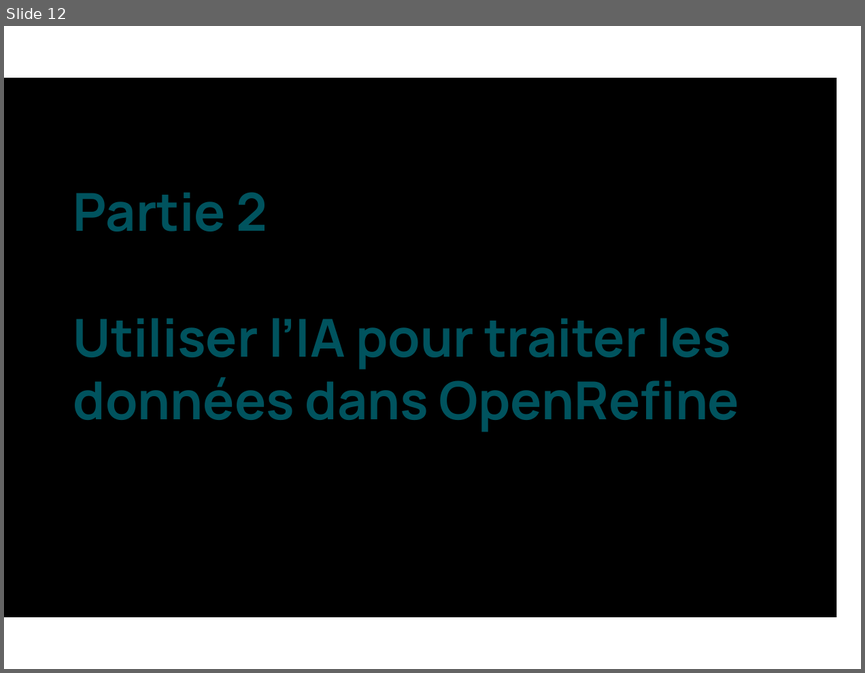
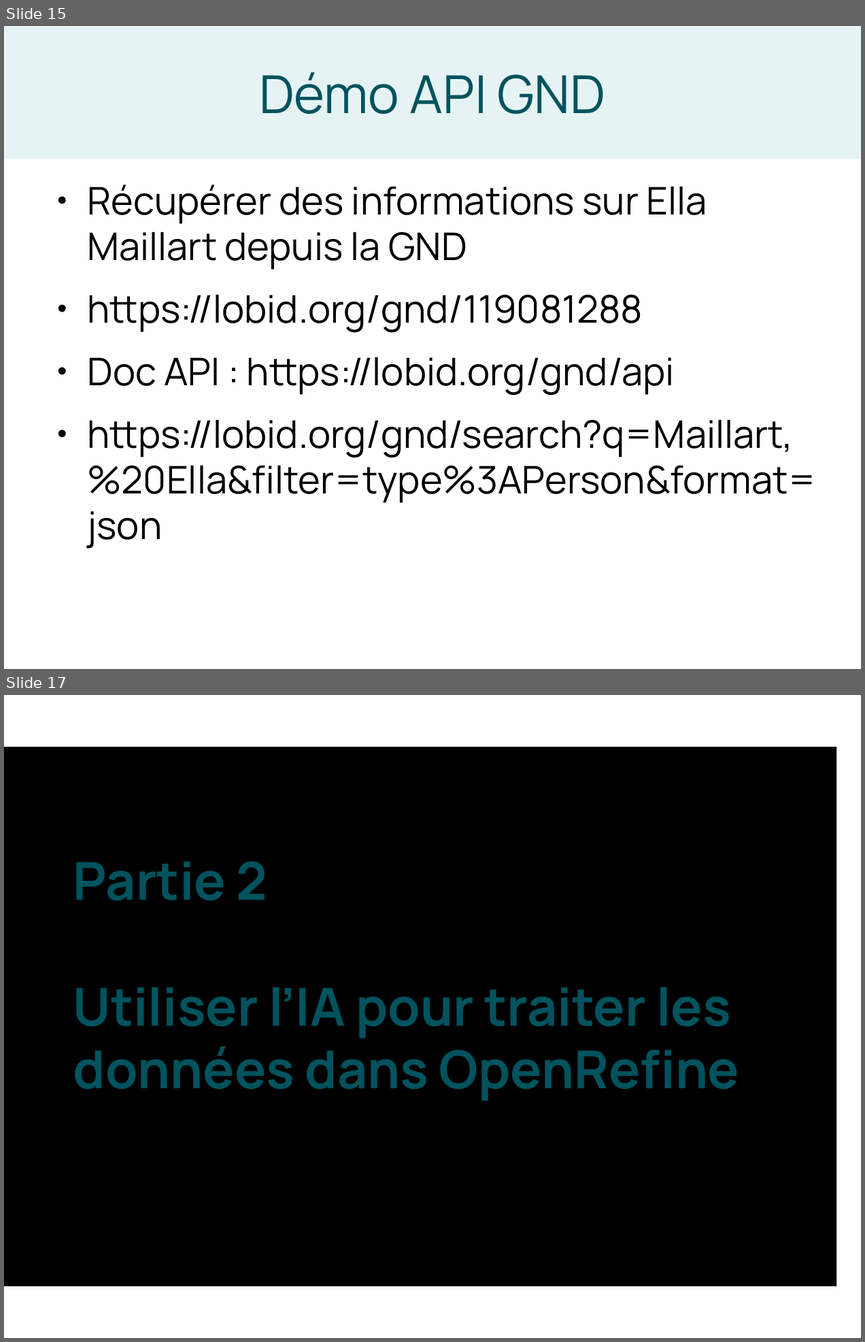
Before and after one commit to liowalter/open-refine-libreabc2025, a slide deck: presentation/openrefine-libreABC2025.odp. Shown one above the other, each under a label of ours: slide 12 before the commit, slides 15 and 17 after it; the slides between them are not shown. The pictures are 865x673 and 865x1342 pixels, drawn with LibreOffice and Linux fonts; fonts in the diff are those of the drawing. Boxes give left, top, right and bottom in pixels: in the first picture for what was removed or moved away, otherwise in the second. Text is boxed around its words. In the diff, an @@ line names an element or a change of style, - is before the commit and + after.

```diff
--- a/presentation/openrefine-libreABC2025.odp
+++ b/presentation/openrefine-libreABC2025.odp
@@ slide 15 added at (x1=4, y1=26, x2=861, y2=669), background #FFFFFF @@
@@ title added at (x1=4, y1=26, x2=861, y2=159), fill #E6F3F4, 44 pt, text #00535E @@
+Démo API GND
@@ text added at (x1=88, y1=184, x2=817, y2=548), 32 pt, text #000000 @@
+● Récupérer des informations sur Ella Maillart depuis la GND
+● https://lobid.org/gnd/119081288
+● Doc API : https://lobid.org/gnd/api
+● https://lobid.org/gnd/search?q=Maillart,%20Ella&filter=type%3APerson&format=json
@@ what was slide 12 is now slide 17 @@
```
Also in this commit, not shown: 4 slides changed, 4 other slides added, 1 other file.
